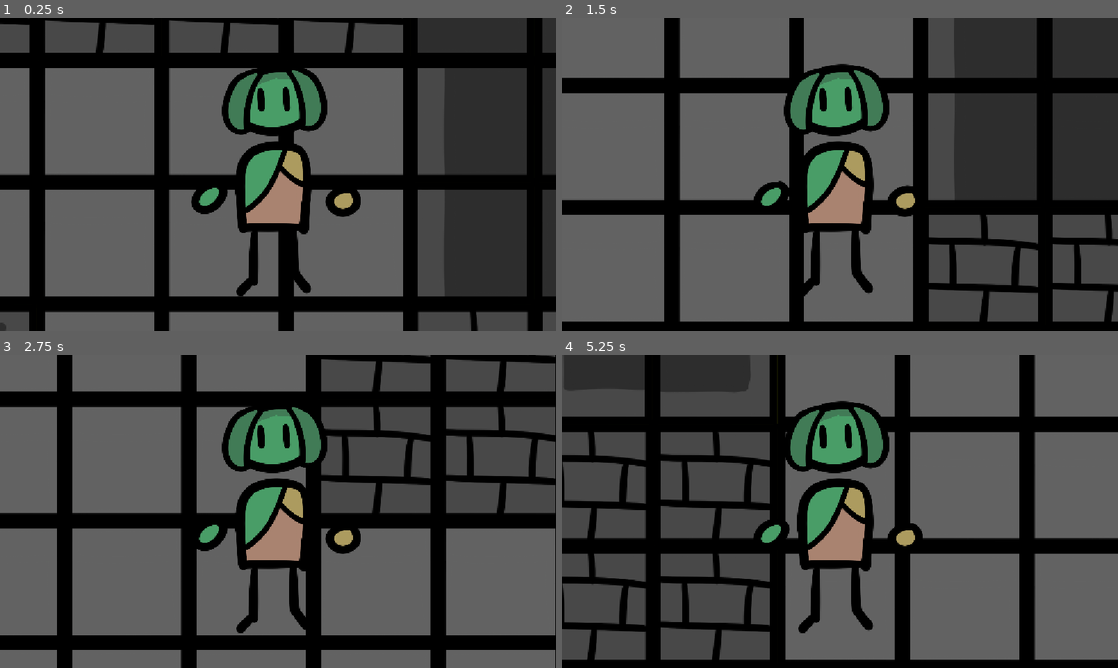
Above: before the commit, frames 1-4 (two rows, left to right).
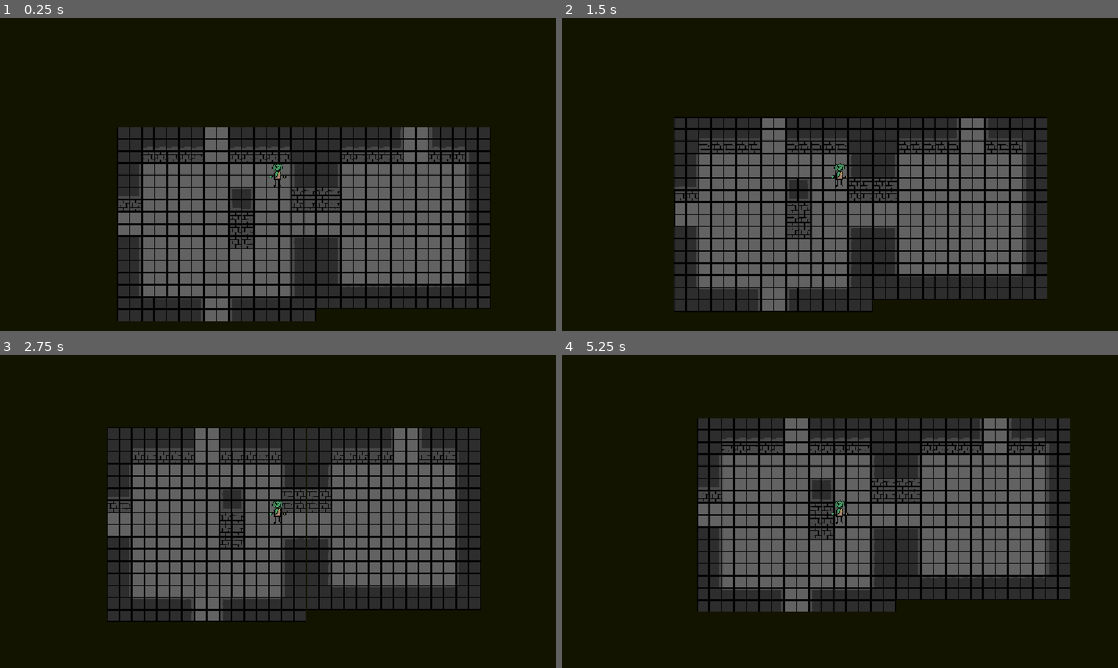
Above: after the commit, the same moments.

Repository: TheSoupIsHere/Game-Jam-Project
Game: Godot game, scene res://Scenes/main.tscn
Two runs of this game, one before a commit and one after it. Both use one fixed random seed, a clock stepped at 60 frames per second and the inputs below.
Inputs:
- Up to frame 1 (0.25 s): no input
- Up to frame 2 (1.5 s): tap Enter (ui_accept) at 0.5, 0.6, 0.77, 1.07, 1.25, 1.35 s; hold D (ui_right) 0.53-1.28 s; hold S (ui_down) from 1.28 s (still down)
- Up to frame 3 (2.75 s): tap Enter (ui_accept) at 1.52, 1.82, 2.1 s; release S (ui_down) at 2.03 s; hold D (ui_right) from 2.03 s (still down)
- Up to frame 4 (5.25 s): tap Enter (ui_accept) at 2.75, 2.85, 3.02, 3.32, 3.6, 3.77, 4.07, 4.35, 4.52, 4.82, 5, 5.1 s; release D (ui_right) at 2.78 s; hold W (ui_up) 2.78-3.53 s; hold A (ui_left) 3.53-5.03 s; hold S (ui_down) from 5.03 s (still down)

The runs differ from the first frame. In frame 1, 68% of the frame differs, in the area x 0-100%, y 0-100%; in frame 2, 74%, in the area x 0-100%, y 0-98%; in frame 3, 70%; in frame 4, 73%.

Commit message:
just taking a look at other generation code

Diff:
--- a/Scenes/generation_testing.tscn
+++ b/Scenes/generation_testing.tscn
@@ -1,8 +1,11 @@
 [gd_scene format=3 uid="uid://da1sumrk1hrd6"]
 
-[ext_resource type="Script" uid="uid://xiaciut1a2k8" path="res://Scripts/room_generator.gd" id="1_6n40g"]
+[ext_resource type="Script" uid="uid://bw2j8nrt65o1u" path="res://Scripts/generation_testing.gd" id="1_6n40g"]
 
-[node name="Node2D" type="Node2D" unique_id=1279988199]
+[node name="Generator" type="Node2D" unique_id=1279988199]
+script = ExtResource("1_6n40g")
 
-[node name="Node" type="Node" parent="." unique_id=1702558788]
-script = ExtResource("1_6n40g")
+[node name="Node2D" type="Node2D" parent="." unique_id=775883299]
+
+[node name="Camera2D" type="Camera2D" parent="." unique_id=879938503]
+zoom = Vector2(6, 6)
--- a/Scenes/main.tscn
+++ b/Scenes/main.tscn
@@ -195,3 +195,4 @@
 
 [node name="Camera2D" type="Camera2D" parent="CharacterBody2D" unique_id=2092588428]
 scale = Vector2(9.279838, 11.940474)
+zoom = Vector2(0.1, 0.1)
--- /dev/null
+++ b/Scripts/generation_testing.gd
@@ -0,0 +1,152 @@
+extends Node2D
+class_name DungeonGenerator
+
+# World boundaries and room size
+@export var world_size: Vector2i = Vector2i(4, 4)  # Defines the grid size for the dungeon
+@export var number_of_rooms: int = 20  # Total number of rooms to generate
+
+# The scene for the room instances
+@onready var room_scene = preload("res://Scenes/room selection.tscn")
+
+# Root node for placing room instances
+@onready var map_root = %MapRoot
+
+# Variables for room management
+var rooms: Array = []  # 2D grid of room data
+var taken_positions: Array = []  # List of grid positions already occupied
+var grid_size_x: int  # Horizontal grid size
+var grid_size_y: int  # Vertical grid size
+
+func _ready():
+	# Ensure the number of rooms doesn't exceed available grid positions
+	if number_of_rooms >= (world_size.x * 2) * (world_size.y * 2):
+		number_of_rooms = int((world_size.x * 2) * (world_size.y * 2))
+
+	grid_size_x = world_size.x
+	grid_size_y = world_size.y
+
+	# Generate rooms and setup the dungeon
+	create_rooms()
+	set_room_doors()
+	draw_map()
+
+func _input(event):
+	# Reload the current scene when the "accept" input is pressed
+	if Input.is_action_just_pressed("ui_accept"):
+		get_tree().reload_current_scene()
+
+func create_rooms():
+	# Initialize the room grid with null values
+	rooms = []
+	for i in range(grid_size_x * 2):
+		var row = []
+		for j in range(grid_size_y * 2):
+			row.append(null)
+		rooms.append(row)
+
+	# Place the starting room at the grid center
+	rooms[grid_size_x][grid_size_y] = {"grid_pos": Vector2i.ZERO, "type": 1}
+	taken_positions.append(Vector2i.ZERO)
+
+	# Generate additional rooms
+	var random_compare_start = 0.2
+	var random_compare_end = 0.01
+	for i in range(number_of_rooms - 1):
+		var random_compare = lerp(random_compare_start, random_compare_end, float(i) / (number_of_rooms - 1))
+		var check_pos = new_position()
+
+		# Ensure fewer neighbors for the new room based on probability
+		if number_of_neighbors(check_pos) > 1 and randi() % 100 > random_compare * 100:
+			var iterations = 0
+			while number_of_neighbors(check_pos) > 1 and iterations < 100:
+				check_pos = selective_new_position()
+				iterations += 1
+			if iterations >= 50:
+				print("Error: Could not create with fewer neighbors than:", number_of_neighbors(check_pos))
+
+		# Add the new room to the grid and mark its position
+		rooms[check_pos.x + grid_size_x][check_pos.y + grid_size_y] = {"grid_pos": check_pos, "type": 0}
+		taken_positions.append(check_pos)
+
+func new_position() -> Vector2i:
+	# Randomly select a new position adjacent to existing rooms
+	var checking_pos = Vector2i.ZERO
+	while true:
+		var index = randi() % taken_positions.size()
+		var base_pos = taken_positions[index]
+		var up_down = randf() < 0.5  # Choose vertical or horizontal movement
+		var positive = randf() < 0.5  # Choose direction (positive or negative)
+
+		# Calculate the new position
+		if up_down:
+			checking_pos = base_pos + Vector2i(0, 1 if positive else -1)
+		else:
+			checking_pos = base_pos + Vector2i(1 if positive else -1, 0)
+
+		# Ensure the position is within bounds and not already taken
+		if not taken_positions.has(checking_pos) and checking_pos.x < grid_size_x and checking_pos.x > -grid_size_x and checking_pos.y < grid_size_y and checking_pos.y > -grid_size_y:
+			break
+	return checking_pos
+
+func selective_new_position() -> Vector2i:
+	# Similar to new_position but avoids positions with too many neighbors
+	var checking_pos = Vector2i.ZERO
+	var iterations = 0
+	while true:
+		iterations += 1
+		var index = randi() % taken_positions.size()
+		var base_pos = taken_positions[index]
+
+		# Skip positions with too many neighbors
+		if number_of_neighbors(base_pos) > 1 and iterations < 100:
+			continue
+
+		# Determine the new position
+		var up_down = randf() < 0.5
+		var positive = randf() < 0.5
+		if up_down:
+			checking_pos = base_pos + Vector2i(0, 1 if positive else -1)
+		else:
+			checking_pos = base_pos + Vector2i(1 if positive else -1, 0)
+
+		# Validate the new position
+		if not taken_positions.has(checking_pos) and checking_pos.x < grid_size_x and checking_pos.x > -grid_size_x and checking_pos.y < grid_size_y and checking_pos.y > -grid_size_y:
+			break
+	return checking_pos
+
+func number_of_neighbors(pos: Vector2i) -> int:
+	# Count the number of neighboring positions already occupied
+	var count = 0
+	for offset in [Vector2i.RIGHT, Vector2i.LEFT, Vector2i.UP, Vector2i.DOWN]:
+		if taken_positions.has(pos + offset):
+			count += 1
+	return count
+
+func set_room_doors():
+	# Set door connections for each room based on neighboring rooms
+	for x in range(grid_size_x * 2):
+		for y in range(grid_size_y * 2):
+			if rooms[x][y] == null:
+				continue
+			var room = rooms[x][y]
+			room["door_top"] = (y - 1 >= 0) and rooms[x][y - 1] != null
+			room["door_bot"] = (y + 1 < grid_size_y * 2) and rooms[x][y + 1] != null
+			room["door_left"] = (x - 1 >= 0) and rooms[x - 1][y] != null
+			room["door_right"] = (x + 1 < grid_size_x * 2) and rooms[x + 1][y] != null
+
+func draw_map():
+	# Instantiate and place room scenes based on the generated grid
+	for x in range(grid_size_x * 2):
+		for y in range(grid_size_y * 2):
+			if rooms[x][y] == null:
+				continue
+			var room = rooms[x][y]
+			var draw_pos = Vector2(room["grid_pos"].x, room["grid_pos"].y) * Vector2(16, 8)
+			var instance = room_scene.instantiate()
+			instance.position = draw_pos
+			instance.type = room["type"]
+			instance.door_top = room["door_top"]
+			instance.door_bot = room["door_bot"]
+			instance.door_left = room["door_left"]
+			instance.door_right = room["door_right"]
+			map_root.add_child(instance)
Not shown, added: Scripts/generation_testing.gd.uid
